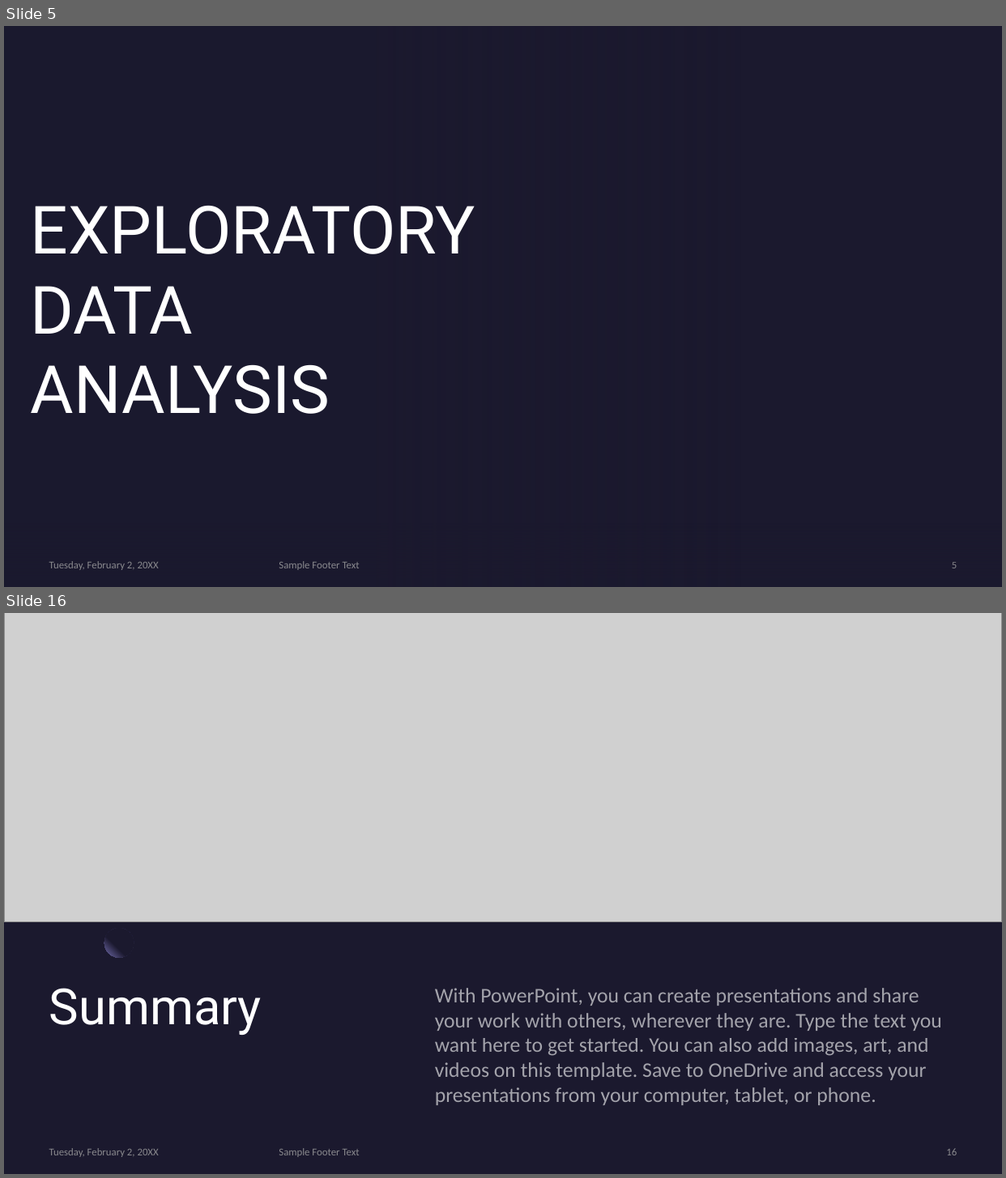
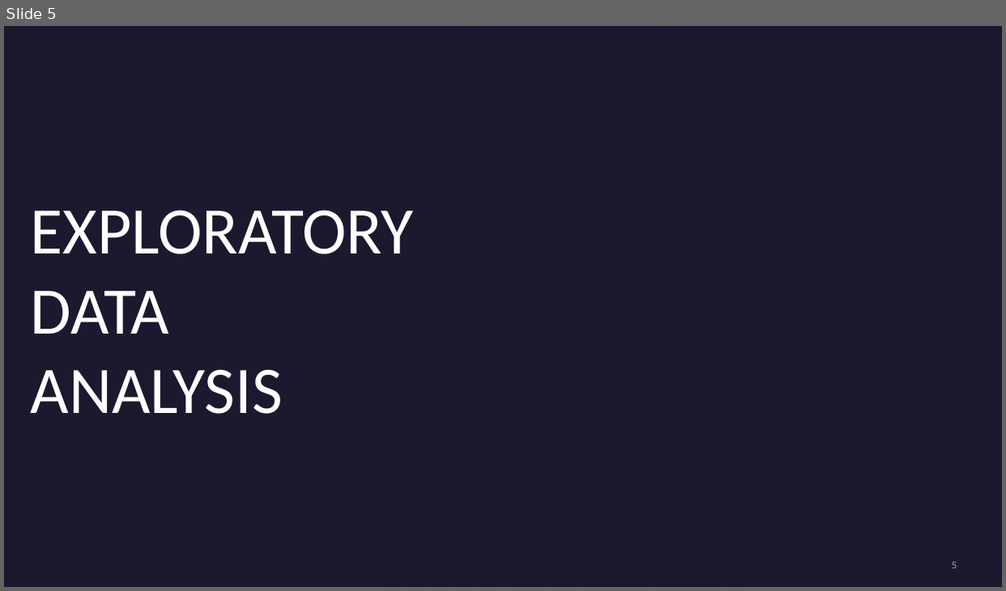
Before and after one commit to kwanda2426/kwanda_mlondi, a slide deck: STOCK MARKET INVESTMENT STRATEGY.pptx. Shown one above the other, each under a label of ours: slides 5 and 16 before the commit, slide 5 after it; the slides between them are not shown. The pictures are 1006x1178 and 1006x591 pixels, drawn with LibreOffice and Linux fonts; fonts in the diff are those of the drawing; grey boxes stand for pictures; background and template pictures are left out. Boxes give left, top, right and bottom in pixels: in the first picture for what was removed or moved away, otherwise in the second. Text is boxed around its words. In the diff, an @@ line names an element or a change of style, - is before the commit and + after.

```diff
--- a/STOCK MARKET INVESTMENT STRATEGY.pptx
+++ b/STOCK MARKET INVESTMENT STRATEGY.pptx
@@ slide 16 removed at bbox=[4, 613, 1002, 1174], background #1B192E @@
@@ picture removed at bbox=[4, 613, 1002, 922] @@
@@ ellipse removed at bbox=[104, 928, 134, 957] @@
@@ title removed at bbox=[49, 988, 262, 1035] @@
-Summary
@@ text removed at bbox=[435, 988, 942, 1105] @@
-With PowerPoint, you can create presentations and share your work with others, wherever they are. Type the text you want here to get started. You can also add images, art, and videos on this template. Save to OneDrive and access your presentations from your computer, tablet, or phone.
@@ text removed at bbox=[49, 1148, 159, 1157] @@
-Tuesday, February 2, 20XX
@@ text removed at bbox=[279, 1148, 360, 1157] @@
-Sample Footer Text
@@ page number removed at bbox=[946, 1148, 957, 1156] @@
-16
@@ slide 5 changed as well @@
@@ title "EXPLORATORY DATA ANALYSIS" at bbox=[31, 210, 414, 414]: font Roboto to Calibri @@
@@ page number at bbox=[952, 562, 957, 569]: text colour #A6A6A6 at 80% opacity to #A5A5A5 @@
@@ text removed at bbox=[49, 561, 159, 570] @@
-Tuesday, February 2, 20XX
@@ text removed at bbox=[279, 561, 360, 570] @@
-Sample Footer Text
```
Also in this commit, not shown: 5 other slides changed, 13 slides added, 10 other slides removed, 3 other files.
